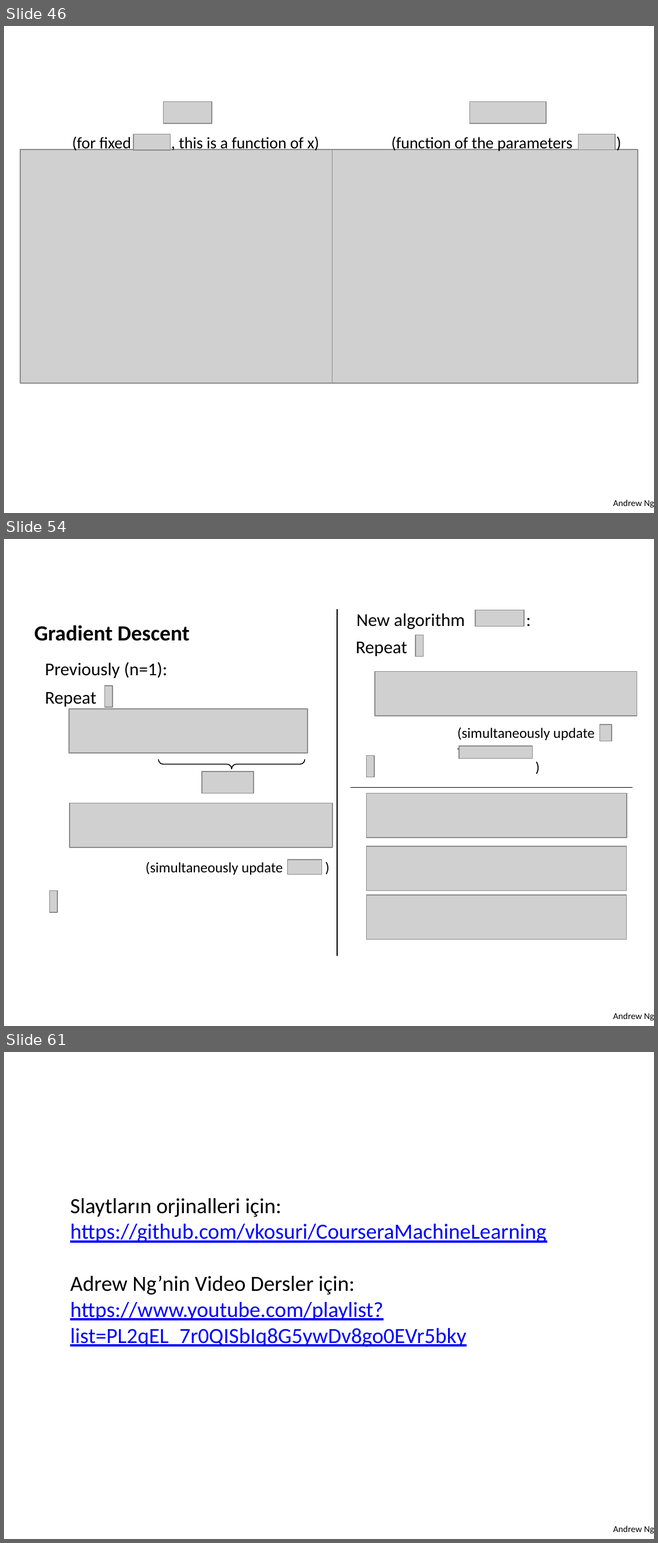
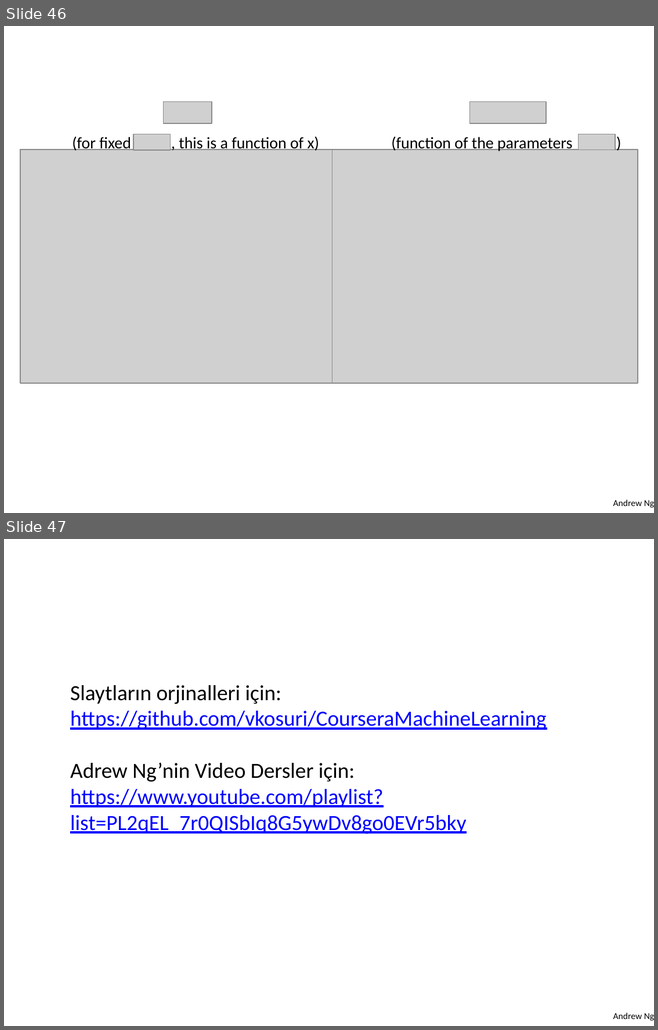
Before and after one commit to asenturk/asenturk.github.io, a slide deck: eem272/dersler/images/02_slayt.pptx. Shown one above the other, each under a label of ours: slides 46, 54 and 61 before the commit, slides 46 and 47 after it; the slides between them are not shown. The pictures are 658x1543 and 658x1030 pixels, drawn with LibreOffice and Linux fonts; fonts in the diff are those of the drawing; grey boxes stand for pictures; background and template pictures are left out. Boxes give left, top, right and bottom in pixels: in the first picture for what was removed or moved away, otherwise in the second. Text is boxed around its words. In the diff, an @@ line names an element or a change of style, - is before the commit and + after.

```diff
--- a/eem272/dersler/images/02_slayt.pptx
+++ b/eem272/dersler/images/02_slayt.pptx
@@ slide 54 removed at [4,539,654,1026], background #FFFFFF; not listed: 1 template element that a slide beside it also shows @@
@@ text removed at [34,625,190,641] @@
-Gradient Descent
@@ line removed from (336, 609) to (336, 955) @@
@@ text removed at [356,613,465,629] @@
-New algorithm :
@@ picture removed at [475,610,524,627] @@
@@ text removed at [355,642,407,656] @@
-Repeat
@@ picture removed at [415,635,423,657] @@
@@ text removed at [45,662,168,678] @@
-Previously (n=1):
@@ picture removed at [375,671,636,716] @@
@@ text removed at [45,692,97,707] @@
-Repeat
@@ picture removed at [104,685,112,707] @@
@@ picture removed at [69,709,307,753] @@
@@ text removed at [457,727,594,758] @@
-(simultaneously update for
-)
@@ picture removed at [600,725,612,741] @@
@@ picture removed at [459,746,532,758] @@
@@ right brace removed at [158,760,304,769] @@
@@ picture removed at [366,755,374,777] @@
@@ picture removed at [201,772,253,794] @@
@@ line removed from (632, 788) to (350, 788) @@
@@ picture removed at [366,794,626,838] @@
@@ picture removed at [70,803,332,848] @@
@@ picture removed at [366,846,626,890] @@
@@ text removed at [146,862,282,875] @@
-(simultaneously update )
@@ picture removed at [287,860,322,875] @@
@@ picture removed at [50,890,58,913] @@
@@ picture removed at [366,895,626,939] @@
@@ what was slide 61 is now slide 47 @@
```
Also in this commit, not shown: 13 other slides removed, 4 other files.
